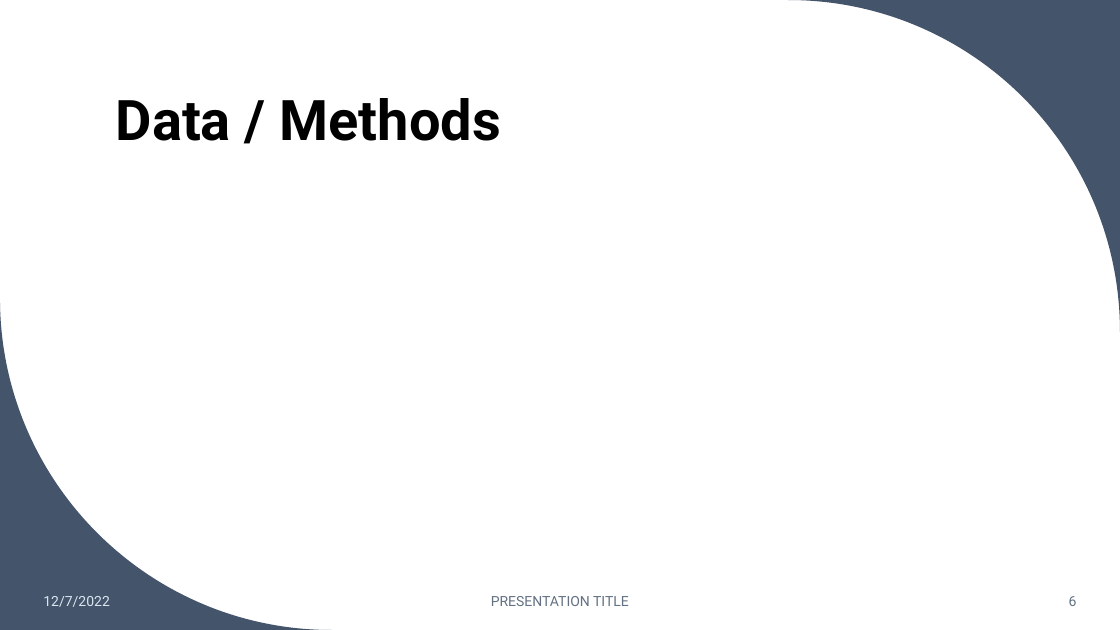
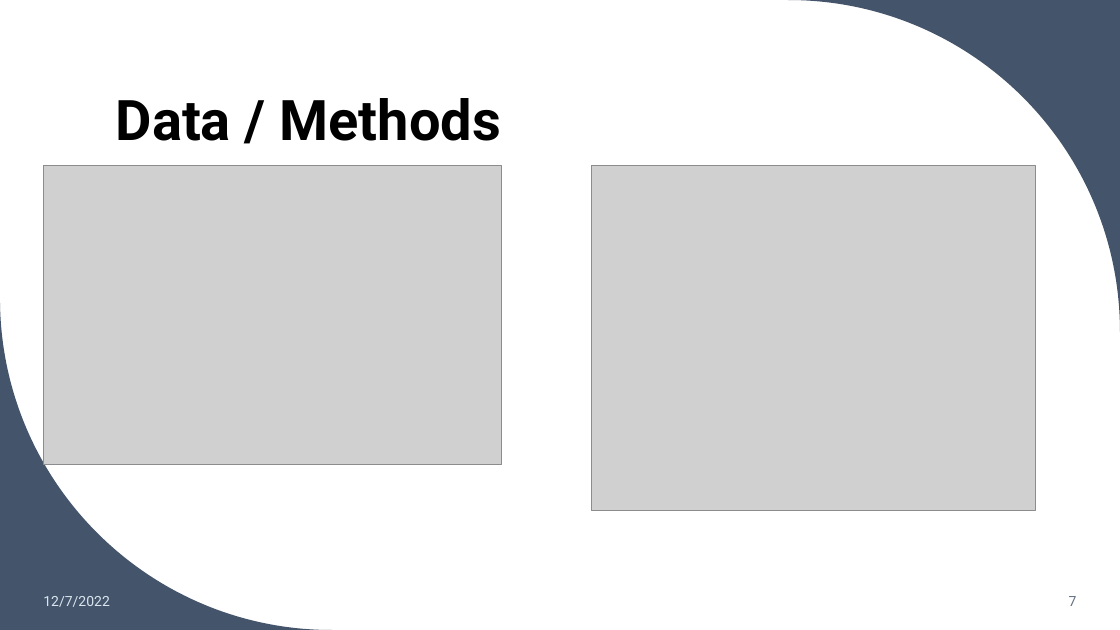
Before and after one commit to ccabes15/Congression_Trading, a slide deck: slide 7 of Presentation/Stock_Trading_Cabrey.pptx (slide 6 before the commit). Drawn at 1120x630 pixels with LibreOffice and Linux fonts; fonts in the diff are those of the drawing; grey boxes stand for pictures. Boxes give left, top, right and bottom in pixels: in the first picture for what was removed or moved away, otherwise in the second. Text is boxed around its words. In the diff, an @@ line names an element or a change of style, - is before the commit and + after.

```diff
--- a/Presentation/Stock_Trading_Cabrey.pptx
+++ b/Presentation/Stock_Trading_Cabrey.pptx
@@ picture added at [44, 166, 502, 464] @@
@@ picture added at [592, 166, 1035, 511] @@
@@ text removed at [491, 596, 629, 606] @@
-PRESENTATION TITLE
@@ page number at [1069, 596, 1077, 606]: text changed @@
-6
+7
```
Also in this commit, not shown: 4 other slides changed, 12 slides added, 6 other files.
